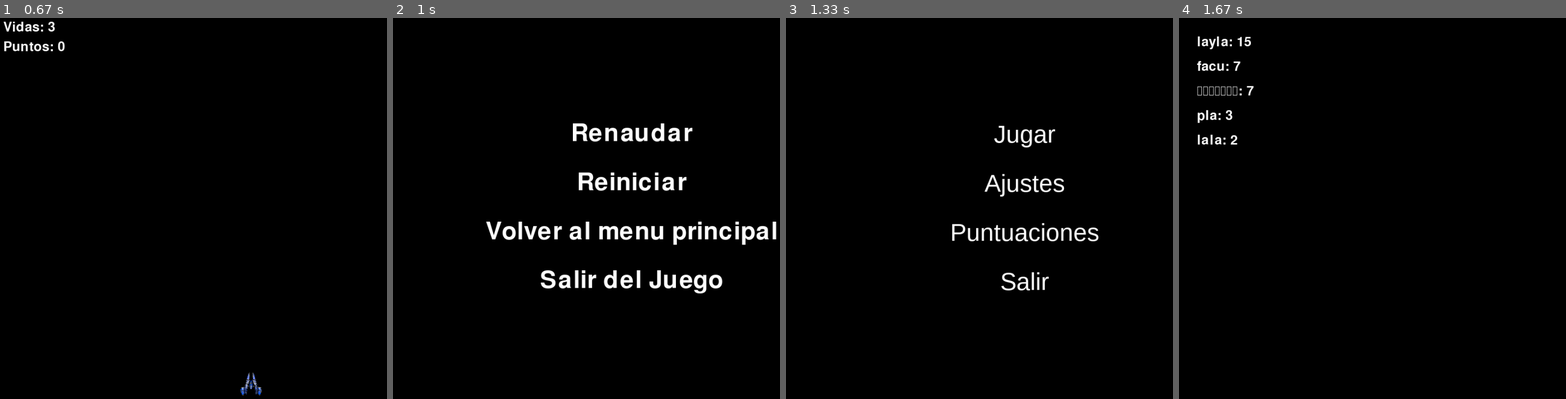
Above: before the commit, frames 1-4 (left to right).
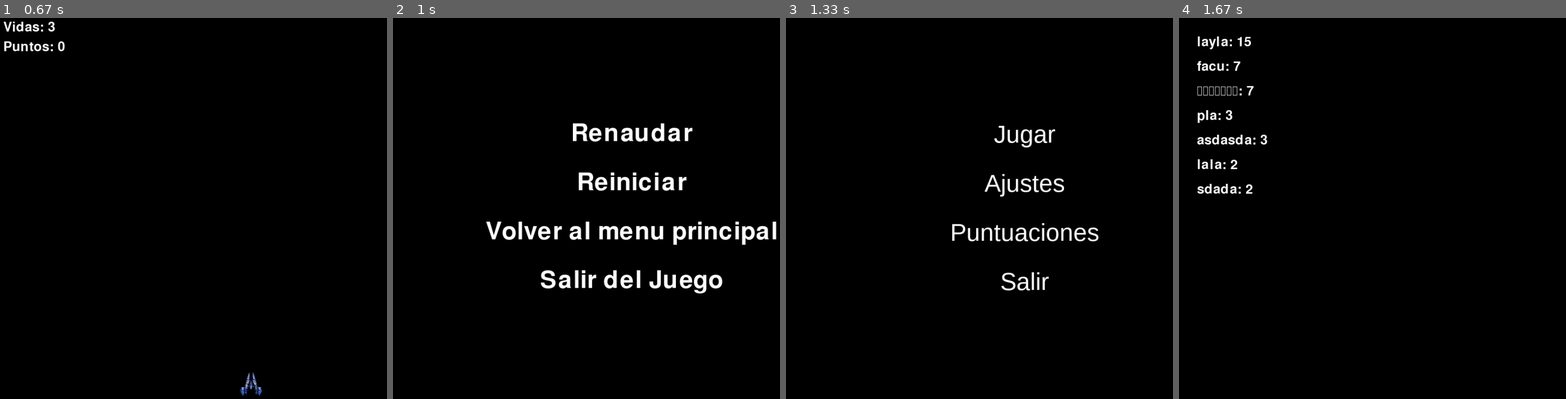
Above: after the commit, the same moments.

Repository: Facuestiga/estigarribia_facundo_pygame_final
Game: pygame game, started from main.py
The game is run twice, just before and just after one commit, with the same random seed, the same clock (stepped at 60 frames per second) and the same inputs.
Inputs (mouse positions are in pixels of both pictures, inside the frame that each line leads up to):
- Up to frame 1 (0.67 s): click "Jugar" at 0.38 s
- Up to frame 2 (1 s): tap P at 0.67 s
- Up to frame 3 (1.33 s): click (1025, 231) at 1.05 s
- Up to frame 4 (1.67 s): click "Puntuaciones" at 1.38 s

Frames 1-3 are identical in both runs. In frame 4, 0.6% of the frame differs, in the area x 4-23%, y 30-47%.

Commit message:
add sound collide with item

Diff:
--- a/constants.py
+++ b/constants.py
@@ -11,4 +11,5 @@
 SONIDO_VIDA_MENOS_PLAYER = pygame.mixer.Sound(r"assets\sounds\sound_hit_player.wav")
 SONIDO_GAME_OVER = pygame.mixer.Sound(r"assets\sounds\sound_game_over.wav")
 SONIDO_COLISION_BALA_ENEMIGA_PLAYER = pygame.mixer.Sound(r"assets\sounds\sound5.mp3")
+SONIDO_COLISION_VIDA_ITEM = pygame.mixer.Sound(r"assets\sounds\healthfx.wav")
 MAIN_MUSIC = pygame.mixer.music.load(r'assets/sounds/musica.mp3')
--- a/game.py
+++ b/game.py
@@ -194,6 +194,7 @@
 
             if pygame.Rect.colliderect(self.player.rect, item.rect):
                 if self.vida != 3:
+                    SONIDO_COLISION_VIDA_ITEM.play()
                     self.vida += 1
                 self.items.remove(item)
 
--- a/puntuaciones.json
+++ b/puntuaciones.json
@@ -18,5 +18,13 @@
     {
         "nombre": "layla",
         "puntos": 15
+    },
+    {
+        "nombre": "asdasda",
+        "puntos": 3
+    },
+    {
+        "nombre": "sdada",
+        "puntos": 2
     }
 ]
Not shown, added: assets/sounds/healthfx.wav
